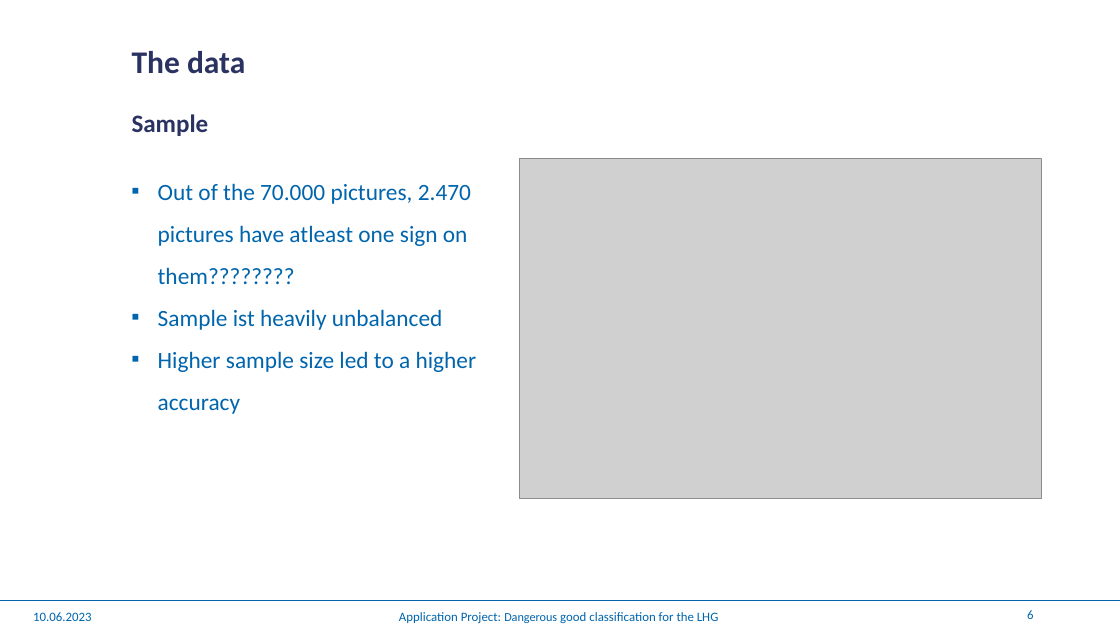
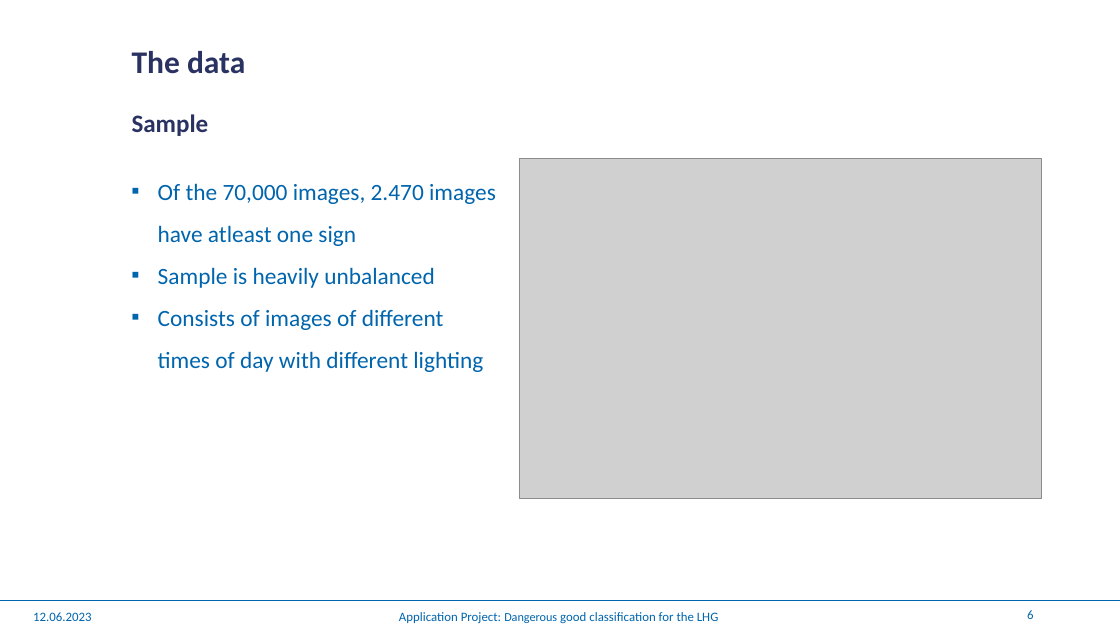
Before and after one commit to winterForestStump/application_project, a slide deck: slide 6 of Application Project.pptx. Drawn at 1120x630 pixels with LibreOffice and Linux fonts; fonts in the diff are those of the drawing; grey boxes stand for pictures; background and template pictures are left out. Boxes give left, top, right and bottom in pixels: in the first picture for what was removed or moved away, otherwise in the second. Text is boxed around its words. In the diff, an @@ line names an element or a change of style, - is before the commit and + after.

```diff
--- a/Application Project.pptx
+++ b/Application Project.pptx
@@ text at (158, 183, 496, 372): text changed @@
-▪ Out of the 70.000 pictures, 2.470 pictures have atleast one sign on them????????
-▪ Sample ist heavily unbalanced
-▪ Higher sample size led to a higher accuracy
+▪ Of the 70,000 images, 2.470 images have atleast one sign
+▪ Sample is heavily unbalanced
+▪ Consists of images of different times of day with different lighting
@@ text at (33, 612, 92, 621): text changed @@
-10.06.2023
+12.06.2023
```
Also in this commit, not shown: 13 other slides changed, 2 slides added.
